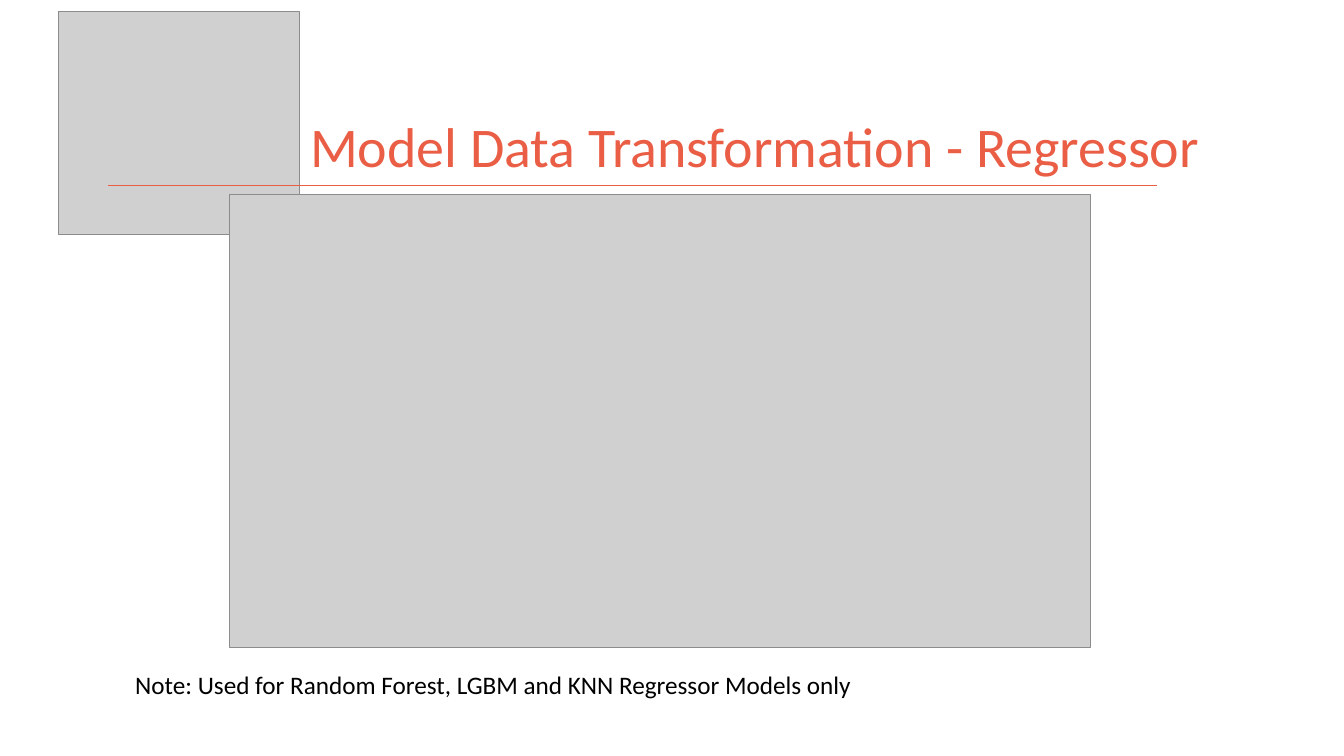
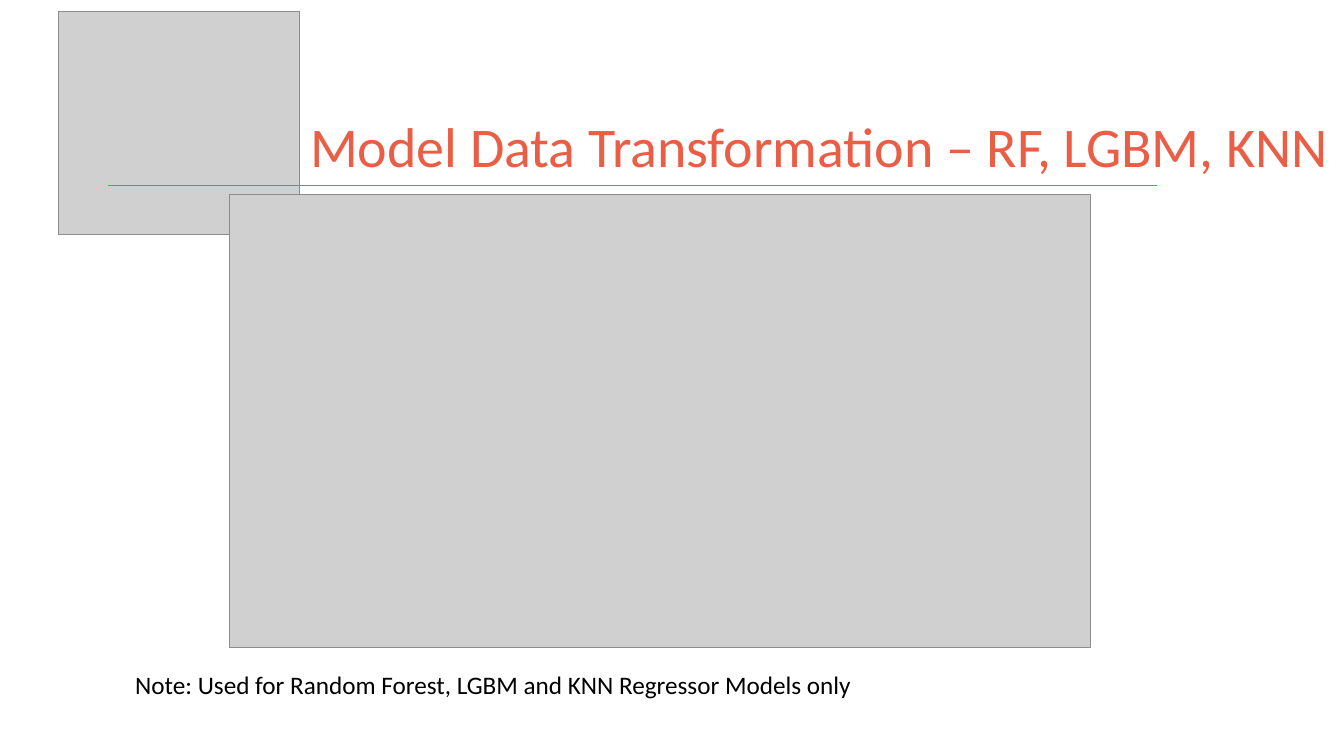
Before and after one commit to kman4/AirbnbPredictions, a slide deck: slide 4 of Airbnb Price Predictions (Model).pptx (slide 3 before the commit). Drawn at 1344x756 pixels with LibreOffice and Linux fonts; fonts in the diff are those of the drawing; grey boxes stand for pictures. Boxes give left, top, right and bottom in pixels: in the first picture for what was removed or moved away, otherwise in the second. Text is boxed around its words. In the diff, an @@ line names an element or a change of style, - is before the commit and + after.

```diff
--- a/Airbnb Price Predictions (Model).pptx
+++ b/Airbnb Price Predictions (Model).pptx
@@ title at [310, 128, 1327, 174]: text changed @@
-Model Data Transformation - Regressor
+Model Data Transformation – RF, LGBM, KNN
```
Also in this commit, not shown: 3 other slides changed, 3 slides added, 3 slides removed, 2 other files.
